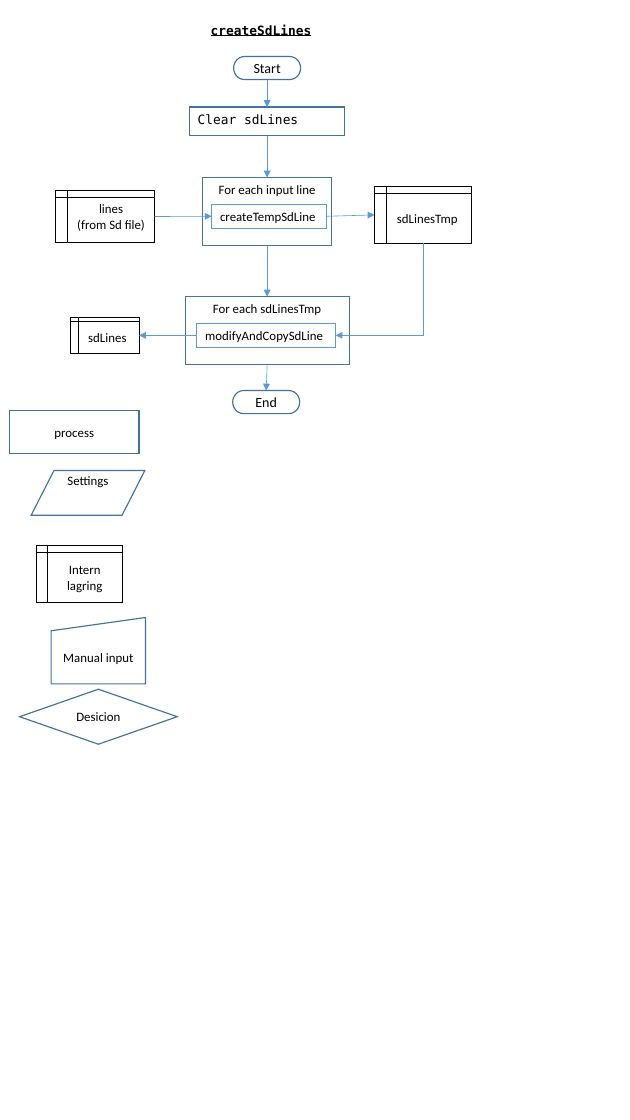
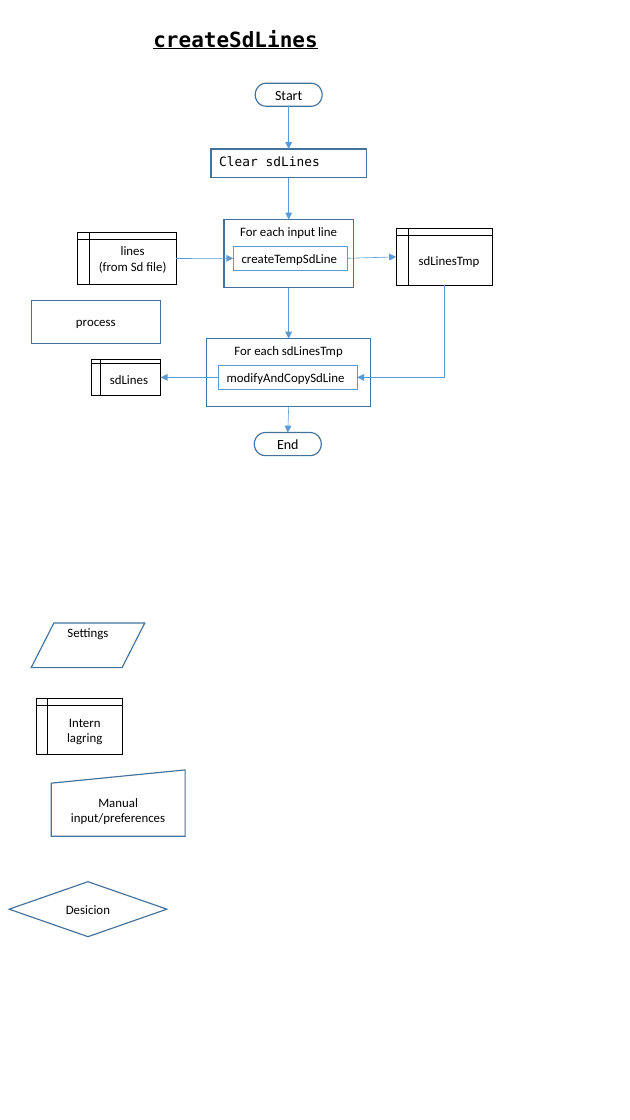
Before and after one commit to trygveb/SdGraphics, a slide deck: slide 2 of Presentation1.pptx. Drawn at 630x1120 pixels with LibreOffice and Linux fonts; fonts in the diff are those of the drawing. Boxes give left, top, right and bottom in pixels: in the first picture for what was removed or moved away, otherwise in the second. Text is boxed around its words. In the diff, an @@ line names an element or a change of style, - is before the commit and + after.

```diff
--- a/Presentation1.pptx
+++ b/Presentation1.pptx
@@ text "createSdLines": place and size @@
-text "createSdLines" at <box>211,24,312,36</box>
+text "createSdLines" at <box>153,30,317,49</box>
@@ text "createSdLines" at <box>153,30,317,49</box>: size 11 to 18 pt @@
@@ pill shape "Start": place and size @@
-pill shape "Start" at <box>234,56,301,79</box>
+pill shape "Start" at <box>255,83,323,106</box>
@@ arrow moved from (267, 80) - (267, 107) to (289, 107) - (289, 149) @@
@@ rectangle "process": place and size @@
-rectangle "process" at <box>9,411,139,454</box>
+rectangle "process" at <box>31,300,160,343</box>
@@ 6 arrows, 5 rectangles, 3 flow chart internal storages, 1 pill shape, 1 elbow arrow: place and size @@
-6 arrows, 5 rectangles, 3 flow chart internal storages, 1 pill shape, 1 elbow arrow at <box>55,107,471,413</box>
+6 arrows, 5 rectangles, 3 flow chart internal storages, 1 pill shape, 1 elbow arrow at <box>77,149,493,455</box>
@@ flow chart input output "Settings": place and size @@
-flow chart input output "Settings" at <box>31,470,144,515</box>
+flow chart input output "Settings" at <box>31,623,144,668</box>
@@ flow chart internal storage "Intern lagring": place and size @@
-flow chart internal storage "Intern lagring" at <box>37,546,123,602</box>
+flow chart internal storage "Intern lagring" at <box>37,698,123,754</box>
@@ flow chart manual input "Manual input/preferences": place and size @@
-flow chart manual input "Manual input/preferences" at <box>51,617,145,684</box>
+flow chart manual input "Manual input/preferences" at <box>51,770,185,837</box>
@@ text in flow chart manual input at <box>71,798,165,824</box>: text changed @@
-Manual input
+Manual input/preferences
@@ diamond "Desicion": place and size @@
-diamond "Desicion" at <box>19,690,177,744</box>
+diamond "Desicion" at <box>9,882,167,937</box>
```
Also in this commit, not shown: 1 other slide changed, 6 other files.
